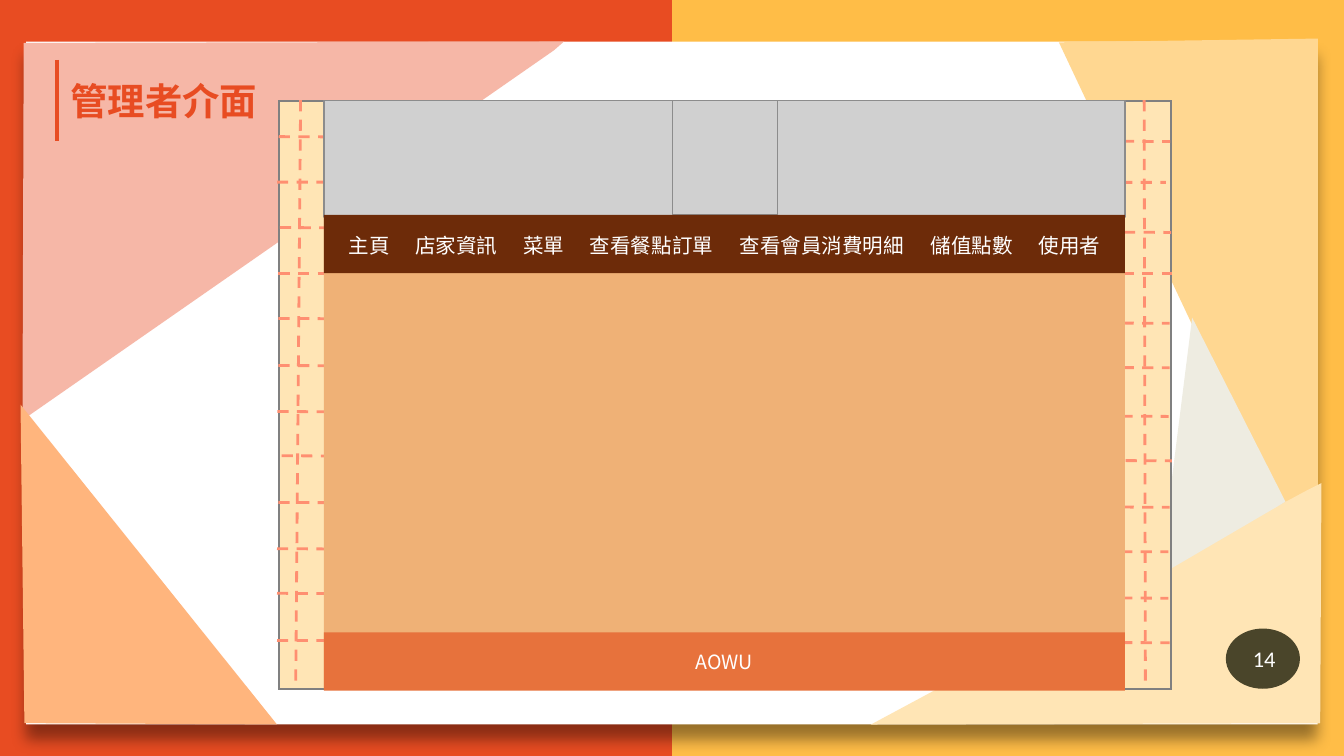
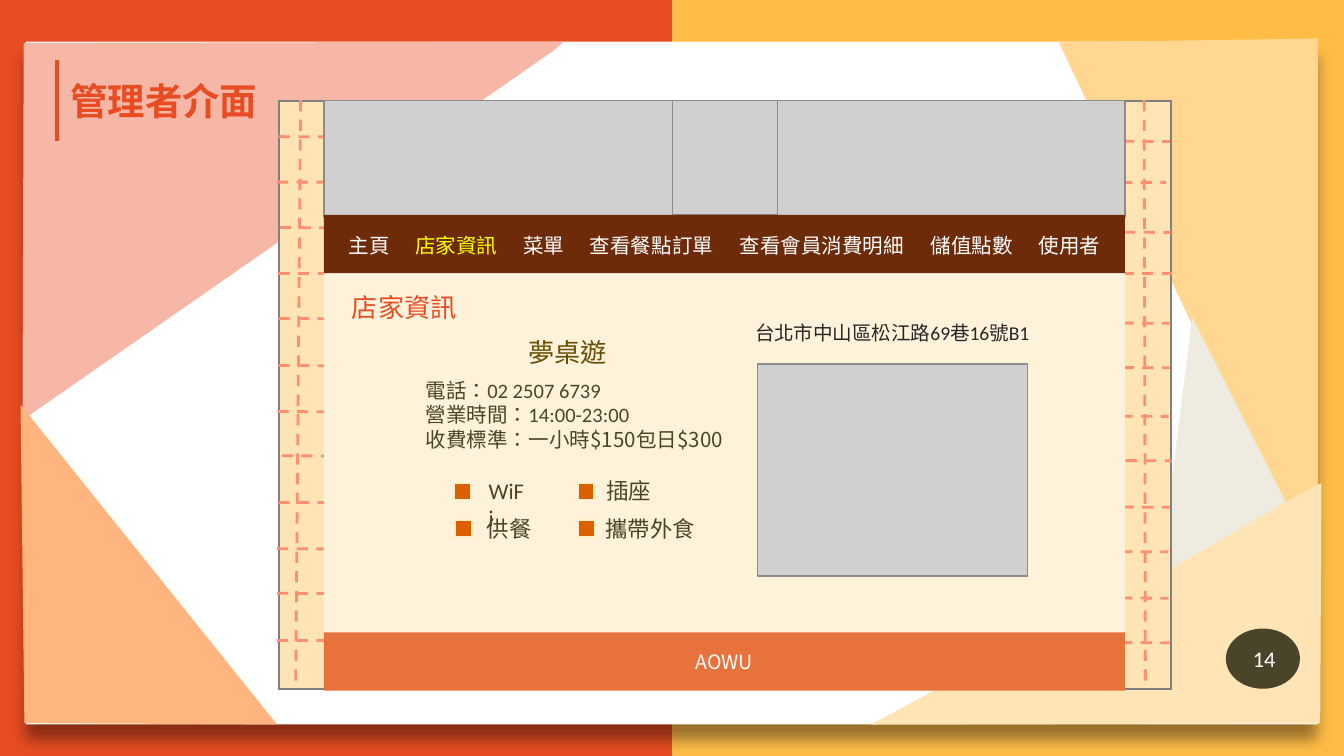
Before and after one commit to N1066442/board-game, a slide deck: slide 14 of 第109408組-AOWU桌遊GO-ppt.pptx. Drawn at 1344x756 pixels with LibreOffice and Linux fonts; fonts in the diff are those of the drawing; grey boxes stand for pictures; background and template pictures are left out. Boxes give left, top, right and bottom in pixels: in the first picture for what was removed or moved away, otherwise in the second. Text is boxed around its words. In the diff, an @@ line names an element or a change of style, - is before the commit and + after.

```diff
--- a/第109408組-AOWU桌遊GO-ppt.pptx
+++ b/第109408組-AOWU桌遊GO-ppt.pptx
@@ rectangle at (324,101,1125,689): fill #EFB176 to #FFF2DA @@
@@ text "店家資訊" at (415,236,497,255): text colour #FFFFFF to #FFFF00 @@
@@ text added at (352,295,457,319), 14 pt, text #E84C22 @@
+店家資訊
@@ text added at (755,323,1029,342), 10.5 pt, text #262626 @@
+台北市中山區松江路69巷16號B1
@@ text added at (529,340,607,364), 14 pt, text #664D00 @@
+夢桌遊
@@ text added at (425,381,722,450), 11 pt, text #4A452A @@
+電話：02 2507 6739
+營業時間：14:00-23:00
+收費標準：一小時$150包日$300
@@ picture added at (758,364,1028,577) @@
@@ text added at (476,470,543,511), 12 pt, text #4A452A @@
+WiFi
@@ rectangle added at (454,482,470,499), fill #DC5F00, outline #FFF0C2 1 pt @@
@@ rectangle added at (578,482,594,499), fill #DC5F00, outline #FFF0C2 1 pt @@
@@ text added at (606,480,651,501), 12 pt, text #4A452A @@
+插座
@@ rectangle added at (456,520,472,536), fill #DC5F00, outline #FFF0C2 1 pt @@
@@ text added at (487,515,532,539), 12 pt, text #4A452A @@
+供餐
@@ rectangle added at (578,520,594,536), fill #DC5F00, outline #FFF0C2 1 pt @@
@@ text added at (605,518,695,539), 12 pt, text #4A452A @@
+攜帶外食
```
Also in this commit, not shown: 5 slides added, 2 slides removed, 2 other files.
